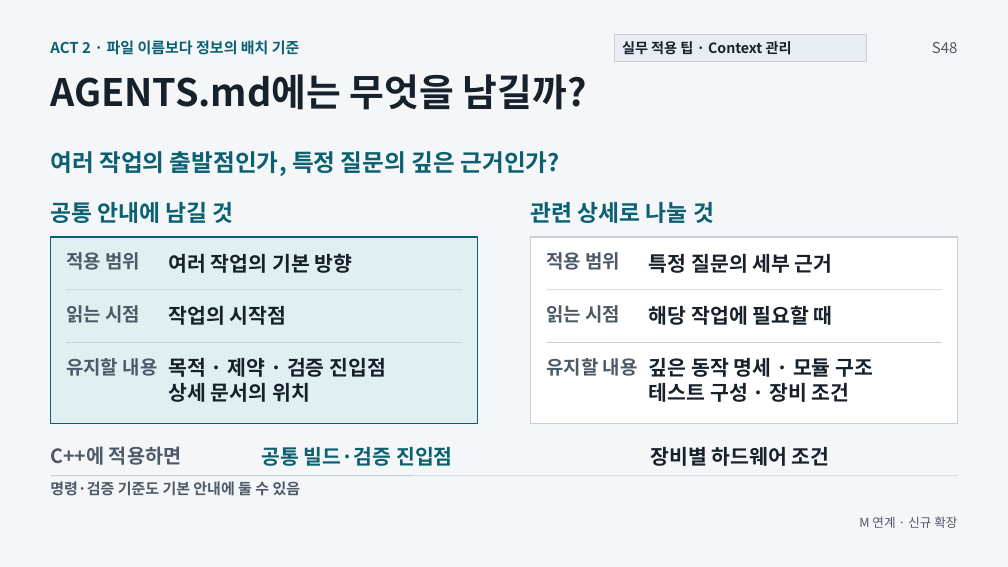
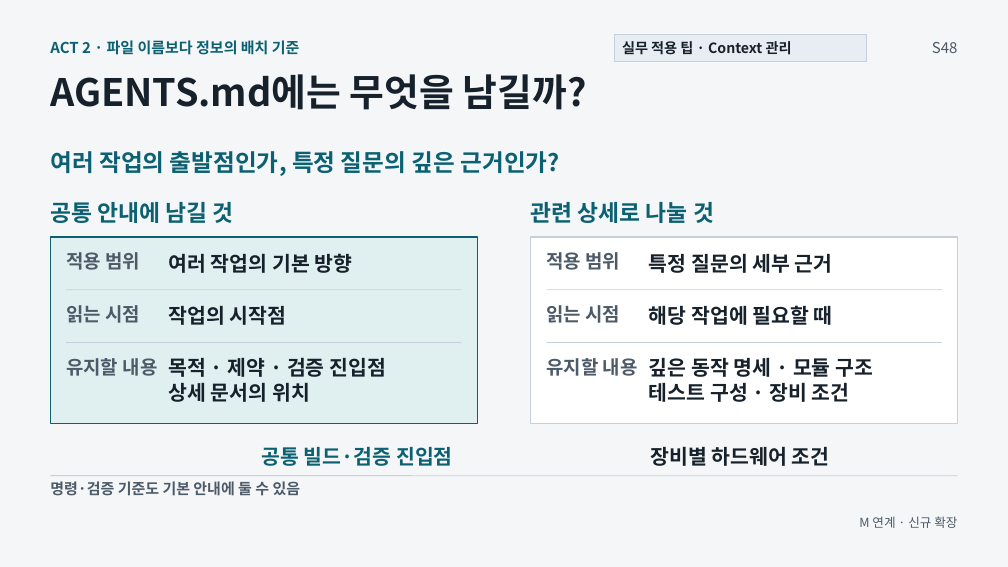
Before and after one commit to GideokKim/ai-dev-training, a slide deck: slide 11 of production/ACT_2.pptx. Drawn at 1008x567 pixels with LibreOffice and Linux fonts; fonts in the diff are those of the drawing. Boxes give left, top, right and bottom in pixels: in the first picture for what was removed or moved away, otherwise in the second. Text is boxed around its words. In the diff, an @@ line names an element or a change of style, - is before the commit and + after.

```diff
--- a/production/ACT_2.pptx
+++ b/production/ACT_2.pptx
@@ text removed at (x1=50, y1=446, x2=181, y2=465) @@
-C++에 적용하면
```
Also in this commit, not shown: 2 other slides changed, 1 slide added, 1 slide removed, 36 other files.
